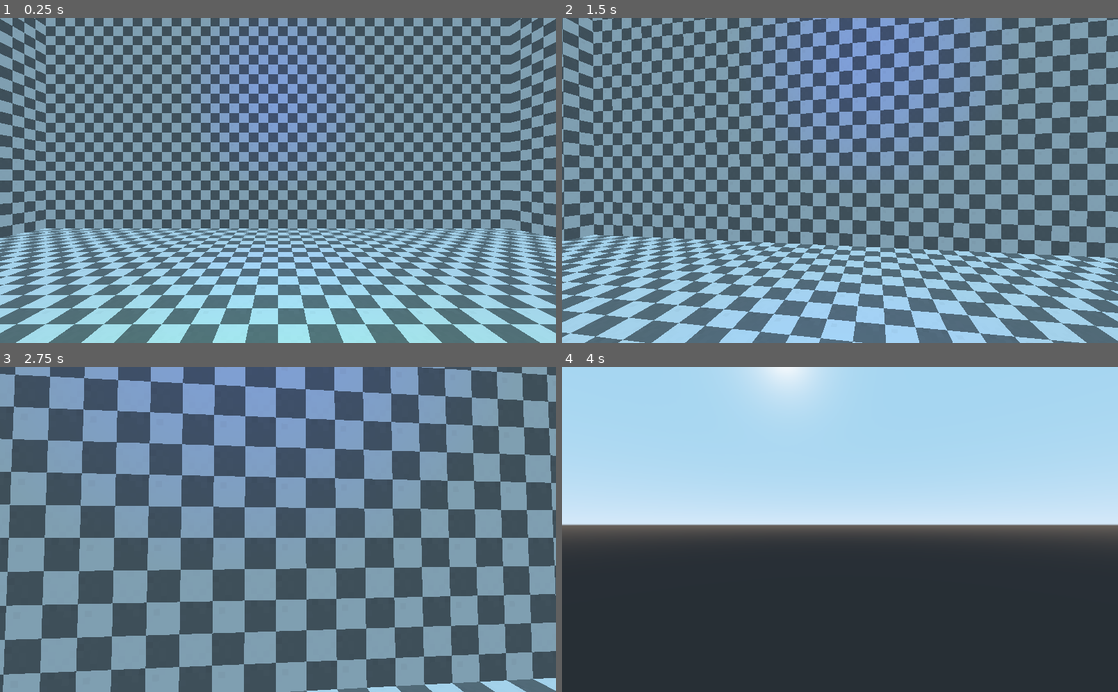
Above: before the commit, frames 1-4 (two rows, left to right).
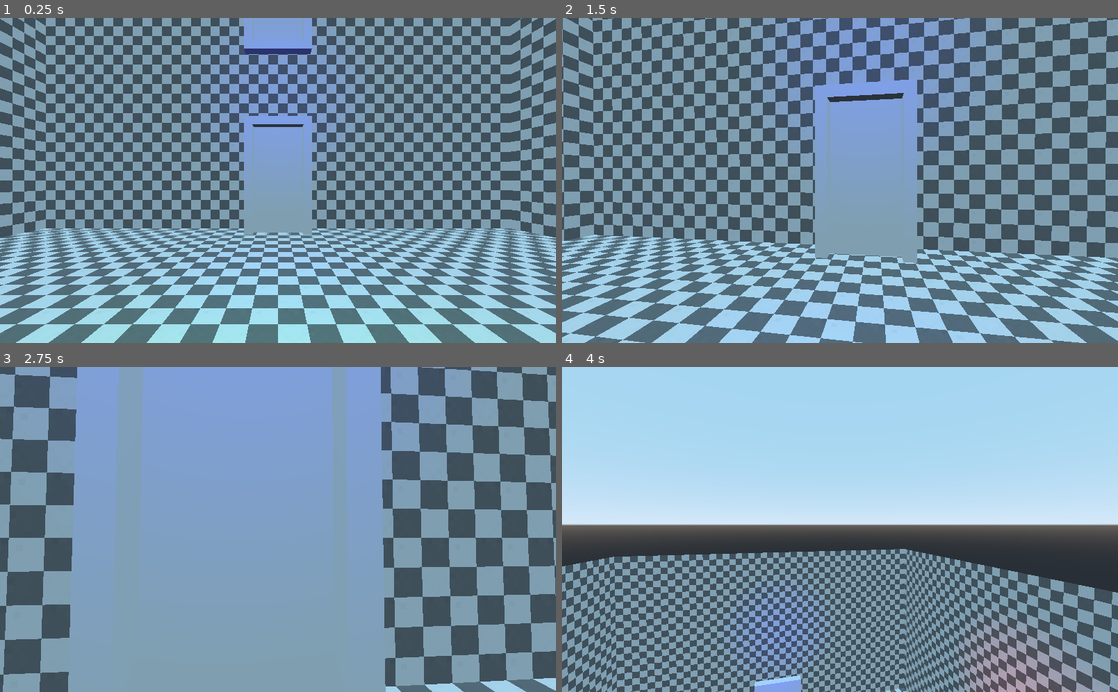
Above: after the commit, the same moments.

Repository: Krazy-J/door-in-the-wall
Game: Godot game, scene res://Main.tscn
Same seed, same stepped clock (60 frames per second), same inputs: the game is played once before the commit and once after it.
Inputs (mouse positions are in pixels of both pictures, inside the frame that each line leads up to):
- Up to frame 1 (0.25 s): no input
- Up to frame 2 (1.5 s): tap Enter at 0.5 s; move the mouse to (867, 180) at 0.52 s; press the mouse at (867, 180) at 0.53 s; hold W (move_forward) from 0.53 s (still down); move the mouse to (812, 180) at 1.27 s; release the mouse at (812, 180) at 1.28 s; click (812, 180) at 1.35 s
- Up to frame 3 (2.75 s): keep holding W (move_forward); move the mouse to (289, 523) at 2.02 s; press the mouse at (289, 523) at 2.03 s
- Up to frame 4 (4 s): keep holding W (move_forward); move the mouse to (834, 536) at 2.77 s; release the mouse at (834, 536) at 2.78 s; click (834, 536) at 2.85 s; move the mouse to (878, 532) at 3.52 s; press the mouse at (878, 532) at 3.53 s

The runs differ from the first frame. In frame 1, 3.3% of the frame differs, in the area x 43-57%, y 0-67%; in frame 2, 5.3%; in frame 3, 28%; in frame 4, 42%, in the area x 0-100%, y 0-100%.

Commit message:
Added ceiling door
Added two linked doors (2 & 3), one on the floor, and one on the
ceiling.

Diff:
--- a/objects/DoorEnter.gd
+++ b/objects/DoorEnter.gd
@@ -6,5 +6,7 @@
 	if body.name == "Player":
 		var exitDoor = get_parent().get_child(exitDoorID)
 		body.translation -= translation
-		body.transform = body.transform.rotated(Vector3(0, 1, 0), (180 + exitDoor.rotation_degrees.y - rotation_degrees.y) / 180 * PI)
+		body.transform = body.transform.rotated(Vector3(0, 1, 0), (180 + exitDoor.rotation_degrees.x - rotation_degrees.x) / 180 * PI)
+		body.transform = body.transform.rotated(Vector3(0, 1, 0), (exitDoor.rotation_degrees.y - rotation_degrees.y) / 180 * PI)
+		body.transform = body.transform.rotated(Vector3(0, 1, 0), (exitDoor.rotation_degrees.z - rotation_degrees.z) / 180 * PI)
 		body.translation += exitDoor.translation
--- a/rooms/Test.tscn
+++ b/rooms/Test.tscn
@@ -22,16 +22,27 @@
 material/0 = SubResource( 1 )
 
 [node name="Doors" type="Spatial" parent="Room"]
+editor/display_folded = true
 
 [node name="0" parent="Room/Doors" instance=ExtResource( 3 )]
-transform = Transform( 1, 0, 0, 0, 1, 0, 0, 0, 1, 8, -9, 0 )
+transform = Transform( 1, 0, 0, 0, 1, 0, 0, 0, 1, 10, -9, 0 )
 exitDoorID = 1
 
 [node name="1" parent="Room/Doors" instance=ExtResource( 3 )]
 editor/display_folded = true
-transform = Transform( 1.19249e-08, 0, -1, 0, 1, 0, 1, 0, 1.19249e-08, 0, -9, 8 )
+transform = Transform( 1.19249e-08, 0, -1, 0, 1, 0, 1, 0, 1.19249e-08, 0, -9, 10 )
+
+[node name="2" parent="Room/Doors" instance=ExtResource( 3 )]
+editor/display_folded = true
+transform = Transform( -4.37114e-08, 0, 1, 0, 1, 0, -1, 0, -4.37114e-08, 0, -9, -14 )
+exitDoorID = 3
+
+[node name="3" parent="Room/Doors" instance=ExtResource( 3 )]
+transform = Transform( -4.37114e-08, -8.74228e-08, -1, 0, -1, 8.74228e-08, -1, 3.82137e-15, 4.37114e-08, 0, 9, -14 )
+exitDoorID = 2
 
 [node name="StaticBody" type="StaticBody" parent="Room"]
+editor/display_folded = true
 physics_material_override = ExtResource( 4 )
 
 [node name="CollisionShape" type="CollisionShape" parent="Room/StaticBody"]
